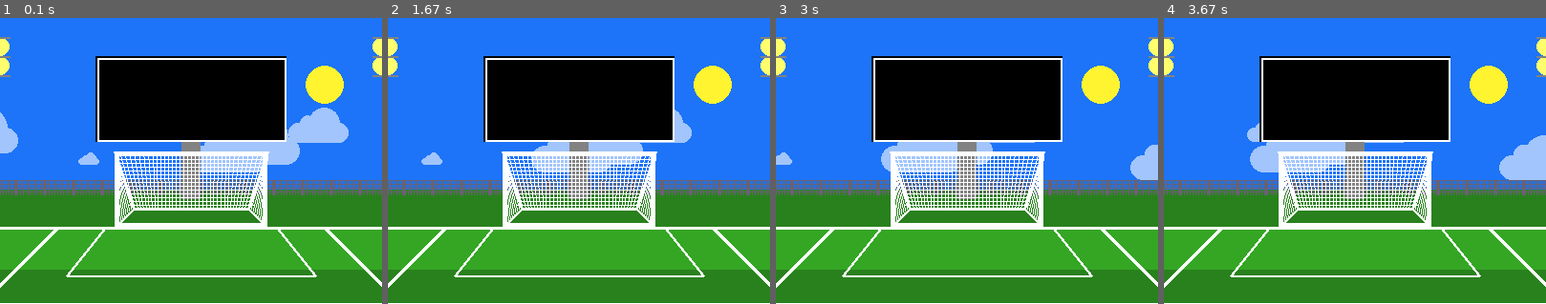
Above: before the commit, frames 1-4 (left to right).
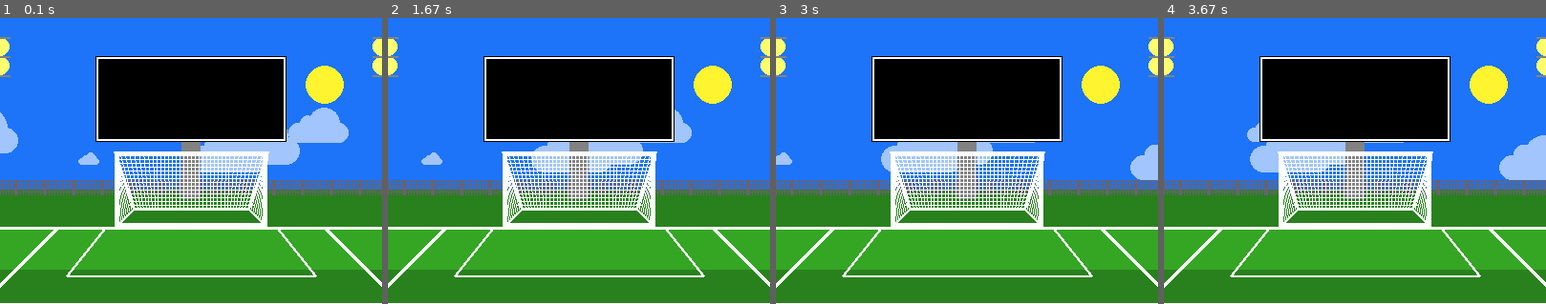
Above: after the commit, the same moments.

Repository: johoule/stuff
Game: pygame game, started from Intro to Pygame Graphics/major league soccer animation/graphics_v4.py
The game is run twice, just before and just after one commit, with the same random seed, the same clock (stepped at 60 frames per second) and the same inputs.
Inputs:
- Up to frame 1 (0.1 s): no input
- Up to frame 2 (1.67 s): tap D at 0.33, 0.67 s
- Up to frame 3 (3 s): no input
- Up to frame 4 (3.67 s): no input
The pictures show only the part of the screen within x 25-75%, y 0-50%; the shares and areas given below are measured in that part.

The runs differ from the first frame. In frame 1, 0.9% of the frame differs, in the area x 25-75%, y 13-44%; in frame 2, 0.9%; in frame 3, 0.9%; in frame 4, 0.9%.

Commit message:
Update graphics_v4.py

Diff:
--- a/Intro to Pygame Graphics/major league soccer animation/graphics_v4.py
+++ b/Intro to Pygame Graphics/major league soccer animation/graphics_v4.py
@@ -197,7 +197,6 @@
         endingYAxis -= 2
 
 def netPartFour(color, width):
-
     #net part 4
     pygame.draw.line(screen, color, [324, 144], [476, 144], width)
     pygame.draw.line(screen, color, [324, 148], [476, 148], width)
@@ -214,11 +213,21 @@
     pygame.draw.line(screen, color, [335, 192], [465, 192], width)
     pygame.draw.line(screen, color, [335, 196], [465, 196], width)
 
+def goalPostBars(color):
+    #draw bars for goal post
+    pygame.draw.rect(screen, color, [320, 140, 160, 80], 5)
+    pygame.draw.line(screen, color, [340, 200], [460, 200], 3)
+    pygame.draw.line(screen, color, [320, 220], [340, 200], 3)
+    pygame.draw.line(screen, color, [480, 220], [460, 200], 3)
+    pygame.draw.line(screen, color, [320, 140], [340, 200], 3)
+    pygame.draw.line(screen, color, [480, 140], [460, 200], 3)
+
 def drawGoalPost(color, width):
     netPartOne(color,width)
     netPartTwo(color, width)
     netPartThree(color,width)
     netPartFour(color, width)
+    goalPostBars(color)
 
 def drawStands (upperStandColor, lowerStandColor):
     #stands right
@@ -366,15 +375,7 @@
 
     #score board
     pygame.draw.rect(screen, BLACK, [300, 40, 200, 90])
-    pygame.draw.rect(screen, WHITE, [302, 42, 198, 88], 2)
-
-    #goal
-    pygame.draw.rect(screen, WHITE, [320, 140, 160, 80], 5)
-    pygame.draw.line(screen, WHITE, [340, 200], [460, 200], 3)
-    pygame.draw.line(screen, WHITE, [320, 220], [340, 200], 3)
-    pygame.draw.line(screen, WHITE, [480, 220], [460, 200], 3)
-    pygame.draw.line(screen, WHITE, [320, 140], [340, 200], 3)
-    pygame.draw.line(screen, WHITE, [480, 140], [460, 200], 3)
+    pygame.draw.rect(screen, WHITE, [301, 41, 198, 88], 2)
 
 
     #light pole and lights 1
@@ -383,8 +384,9 @@
     #light pole and lights 2
     stadium_light(GRAY,[630, 60, 20, 140], light_color, 590,690)
 
-    #Function to draw the goal post with parameters Colour and width
+    #Function to draw the goal post with parameters Colour and width for net lines
     drawGoalPost(WHITE,1)
+
     drawStands(WHITE, RED)
 
 
